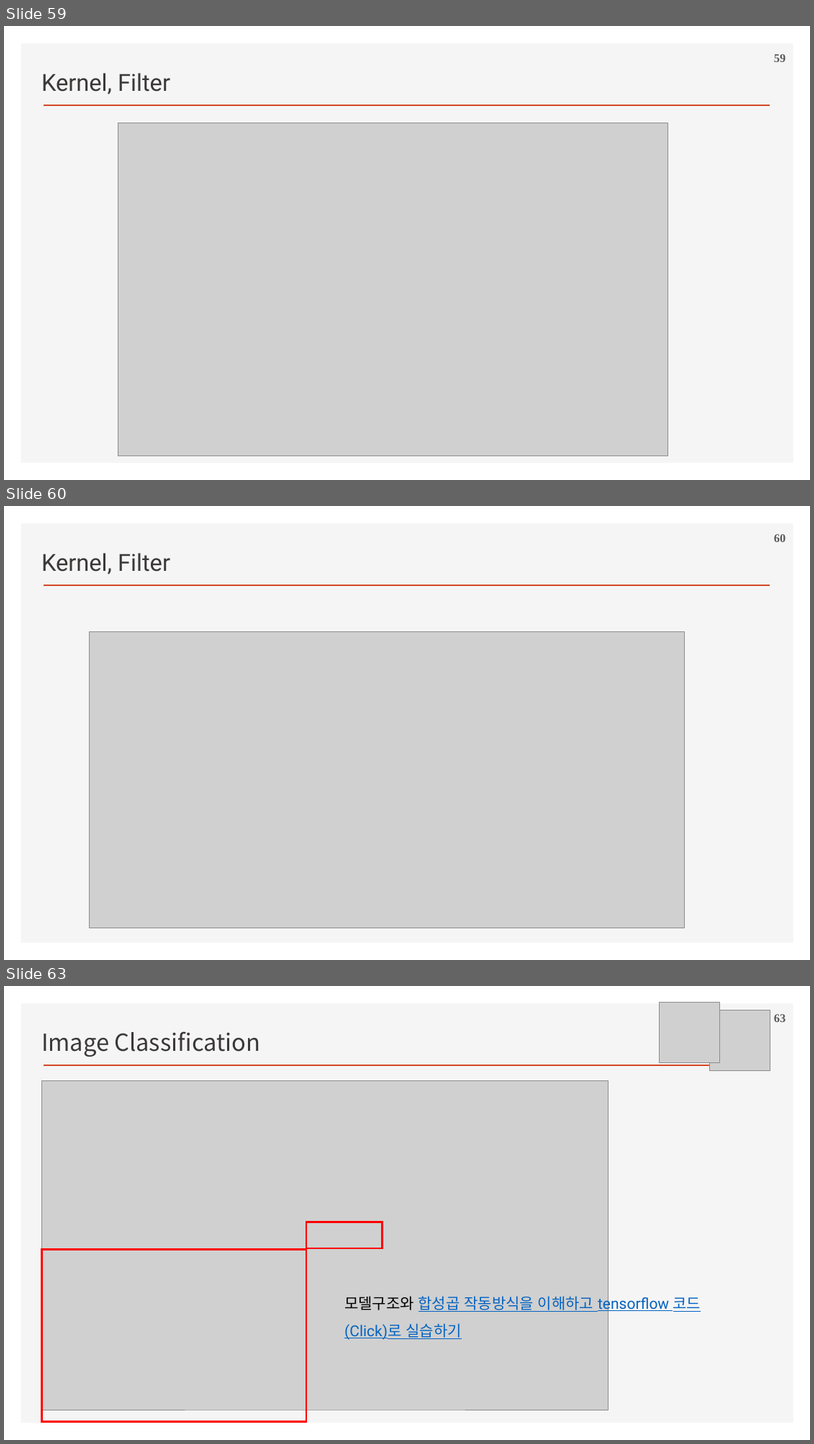
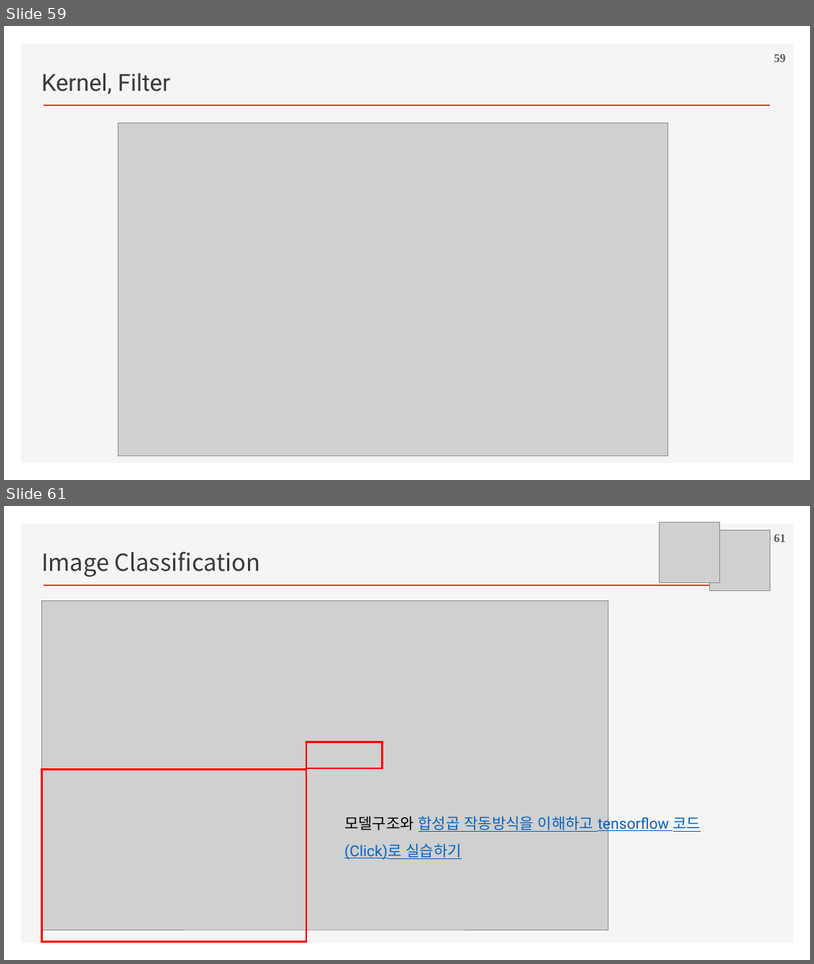
Before and after one commit to ancestor9/2026_Fall_Deep-Learning-with-Python, a slide deck: Chapter 08 Image Classification.pptx. Shown one above the other, each under a label of ours: slides 59, 60 and 63 before the commit, slides 59 and 61 after it; the slides between them are not shown. The pictures are 814x1444 and 814x964 pixels, drawn with LibreOffice and Linux fonts; fonts in the diff are those of the drawing; grey boxes stand for pictures; background and template pictures are left out. Boxes give left, top, right and bottom in pixels: in the first picture for what was removed or moved away, otherwise in the second. Text is boxed around its words. In the diff, an @@ line names an element or a change of style, - is before the commit and + after.

```diff
--- a/Chapter 08 Image Classification.pptx
+++ b/Chapter 08 Image Classification.pptx
@@ slide 60 removed at box(4, 506, 810, 960), background #FFFFFF; not listed: 2 template elements that a slide beside it also shows @@
@@ page number removed at box(774, 534, 786, 542) @@
-60
@@ text removed at box(41, 553, 170, 574) @@
-Kernel, Filter
@@ picture removed at box(89, 632, 684, 928) @@
@@ what was slide 63 is now slide 61 @@
@@ page number at box(774, 534, 786, 542): text changed @@
-63
+61
```
Also in this commit, not shown: 6 slides changed, 1 slide added, 5 other slides removed.
